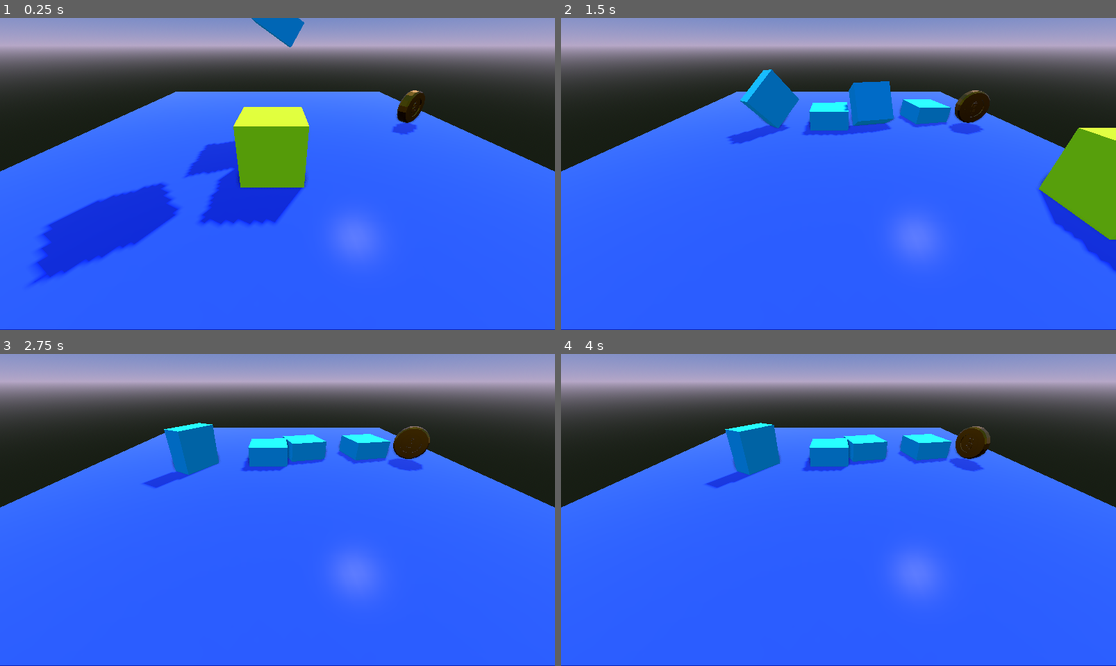
Above: before the commit, frames 1-4 (two rows, left to right).
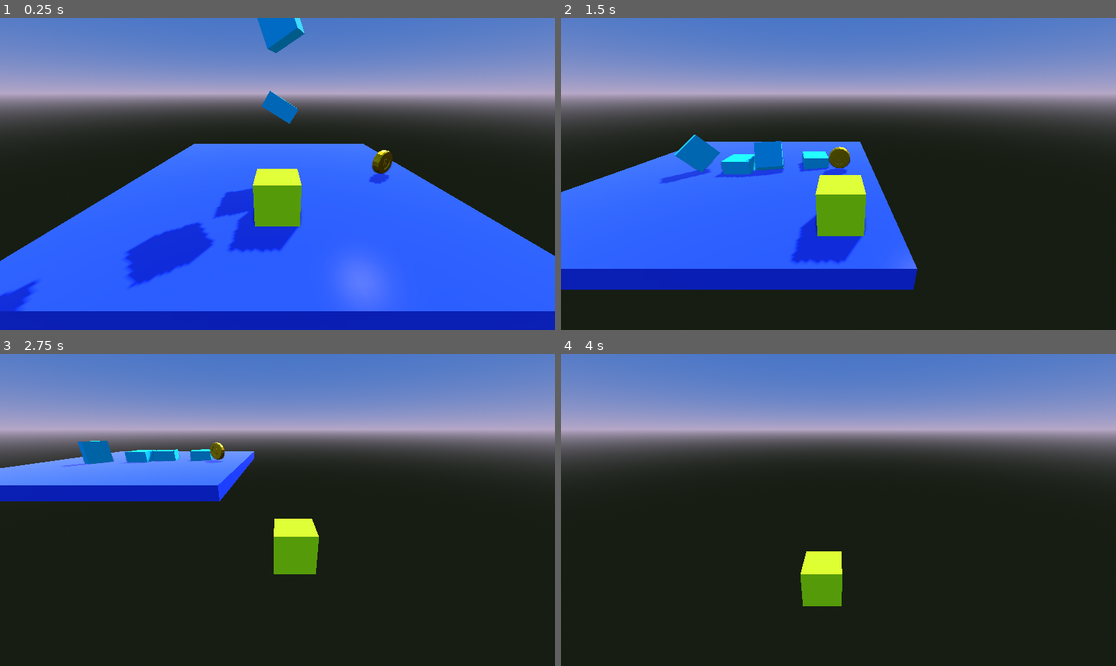
Above: after the commit, the same moments.

Repository: Aran8276/3d-platformer-godot
Game: Godot game, scene res://level_1.tscn
The game is run twice, just before and just after one commit, with the same random seed, the same clock (stepped at 60 frames per second) and the same inputs. The project has no main scene, so this scene is started directly.
Inputs:
- Up to frame 1 (0.25 s): no input
- Up to frame 2 (1.5 s): tap Enter (ui_accept) at 0.5, 0.77 s; hold Right (ui_right) 0.53-1.28 s; hold Down (ui_down) from 1.28 s (still down)
- Up to frame 3 (2.75 s): tap Enter (ui_accept) at 1.52 s; release Down (ui_down) at 2.03 s; hold Right (ui_right) from 2.03 s (still down)
- Up to frame 4 (4 s): release Right (ui_right) at 2.78 s; hold Up (ui_up) 2.78-3.53 s; tap Enter (ui_accept) at 3.02, 3.77 s; hold Left (ui_left) from 3.53 s (still down)

The runs differ from the first frame. In frame 1, 69% of the frame differs, in the area x 0-100%, y 0-100%; in frame 2, 81%; in frame 3, 98%; in frame 4, 98%.

Commit message:
feat: smooth camera

Diff:
--- a/level_1.tscn
+++ b/level_1.tscn
@@ -17,9 +17,6 @@
 size = Vector3(10, 0.5, 10)
 
 [node name="Level1" type="Node3D" unique_id=1123173190]
-
-[node name="Camera3D" type="Camera3D" parent="." unique_id=2121208701]
-transform = Transform3D(1, 0, 0, 0, 0.84554154, 0.53390974, 0, -0.53390974, 0.84554154, 0, 1.908639, 5.709453)
 
 [node name="Floor" type="StaticBody3D" parent="." unique_id=1792112171]
 transform = Transform3D(1, 0, 0, 0, 1, 0, 0, 0, 1, 0, -0.25950834, 0)
--- a/steve.gd
+++ b/steve.gd
@@ -1,9 +1,7 @@
 extends CharacterBody3D
-
 
 const SPEED = 5.0
 const JUMP_VELOCITY = 4.5
-
 
 func _physics_process(delta: float) -> void:
 	# Add the gravity.
@@ -26,3 +24,6 @@
 		velocity.z = move_toward(velocity.z, 0, SPEED)
 
 	move_and_slide()
+
+	# Make Camera_Controller Match the position of myself
+	$Camera_Controller.position = lerp($Camera_Controller.position, position, 10 * delta)
--- a/steve.tscn
+++ b/steve.tscn
@@ -18,3 +18,12 @@
 
 [node name="CollisionShape3D" type="CollisionShape3D" parent="." unique_id=1899853985]
 shape = SubResource("BoxShape3D_bh3ft")
+
+[node name="Camera_Controller" type="Node3D" parent="." unique_id=339656422]
+top_level = true
+
+[node name="Camera_Target" type="Node3D" parent="Camera_Controller" unique_id=245429124]
+transform = Transform3D(1, 0, 0, 0, 0.9298856, 0.3678486, 0, -0.3678486, 0.9298856, 0, 2.1662252, 4.4490223)
+
+[node name="Camera3D" type="Camera3D" parent="Camera_Controller/Camera_Target" unique_id=48088553]
+current = true
